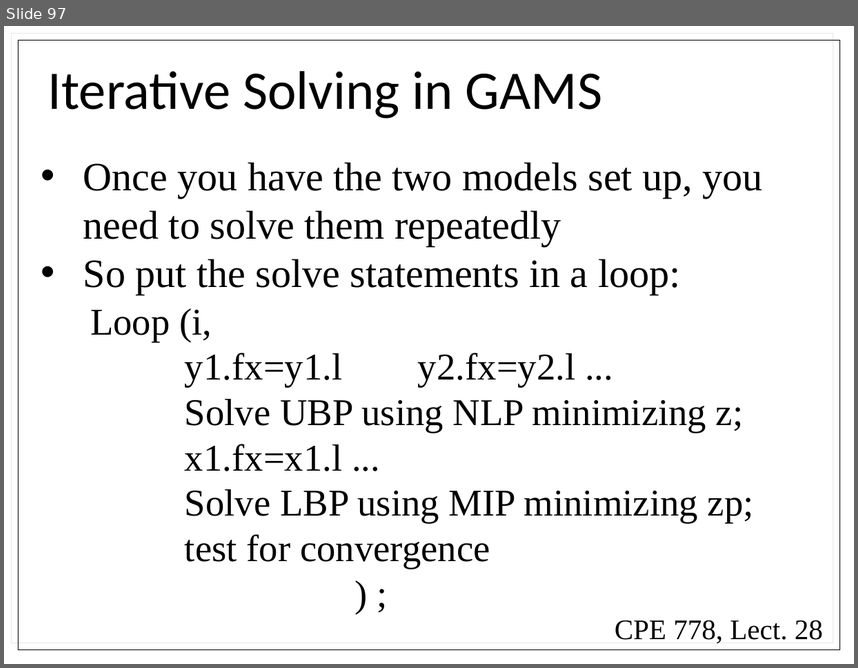
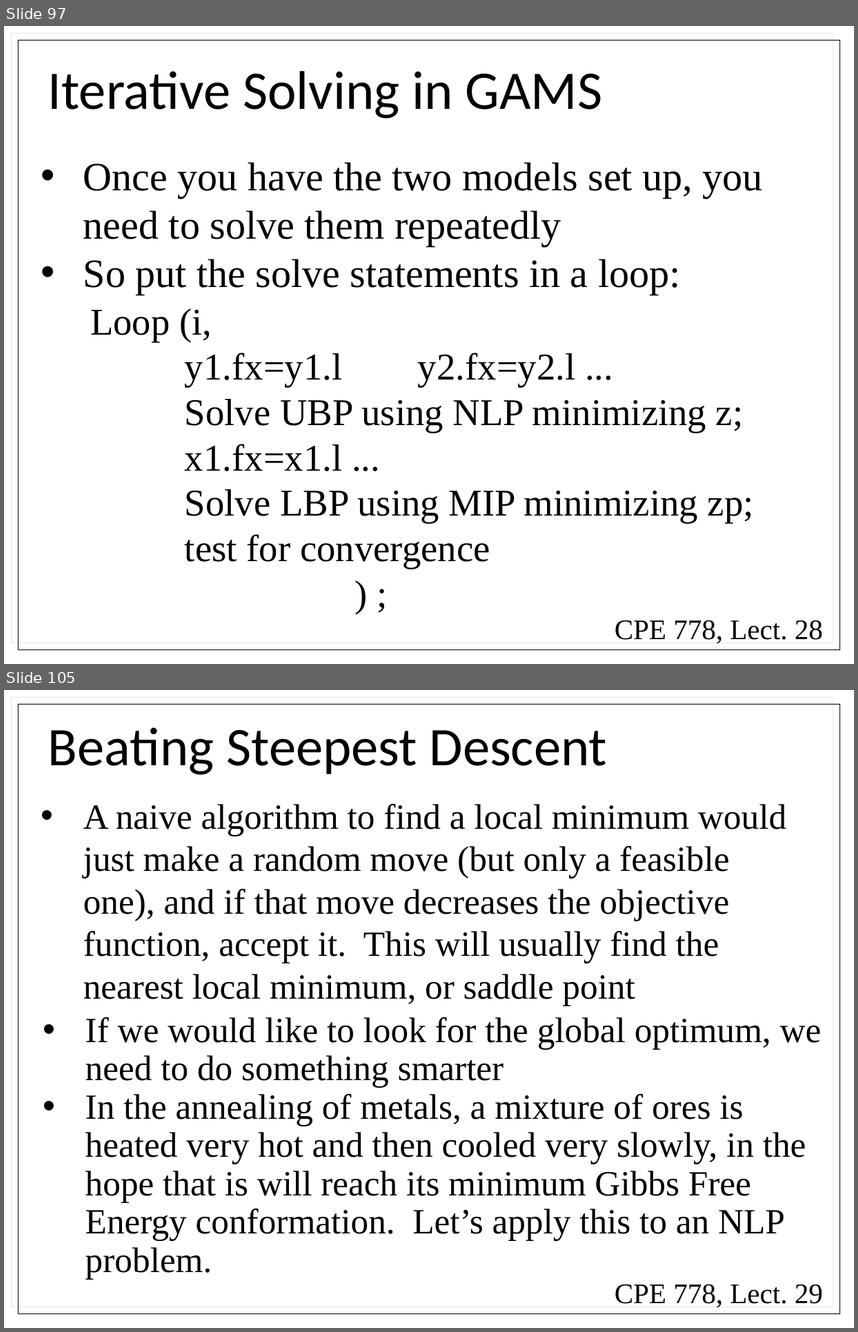
Before and after one commit to powersthegreat/CPE_778, a slide deck: exams/exam_2/Lectures/Combined Lectures.pptx. Shown one above the other, each under a label of ours: slide 97 before the commit, slides 97 and 105 after it; the slides between them are not shown. The pictures are 858x668 and 858x1332 pixels, drawn with LibreOffice and Linux fonts; fonts in the diff are those of the drawing. Boxes give left, top, right and bottom in pixels: in the first picture for what was removed or moved away, otherwise in the second. Text is boxed around its words. In the diff, an @@ line names an element or a change of style, - is before the commit and + after.

```diff
--- a/exams/exam_2/Lectures/Combined Lectures.pptx
+++ b/exams/exam_2/Lectures/Combined Lectures.pptx
@@ slide 105 added at [4,690,854,1328], background #FFFFFF @@
@@ rectangle added at [18,704,840,1314], outline #000000 0.75 pt @@
@@ title added at [48,727,607,775], 46 pt, text #000000 @@
+Beating Steepest Descent
@@ text added at [83,804,786,1006], 30 pt, text #000000 @@
+• A naive algorithm to find a local minimum would just make a random move (but only a feasible one), and if that move decreases the objective function, accept it. This will usually find the nearest local minimum, or saddle point
@@ text added at [85,1017,822,1279], 30 pt, text #000000 @@
+• If we would like to look for the global optimum, we need to do something smarter
+• In the annealing of metals, a mixture of ores is heated very hot and then cooled very slowly, in the hope that is will reach its minimum Gibbs Free Energy conformation. Let’s apply this to an NLP problem.
@@ text added at [615,1283,823,1307], 24 pt, text #000000 @@
+CPE 778, Lect. 29
```
Also in this commit, not shown: 29 other slides added, 3 other files.
